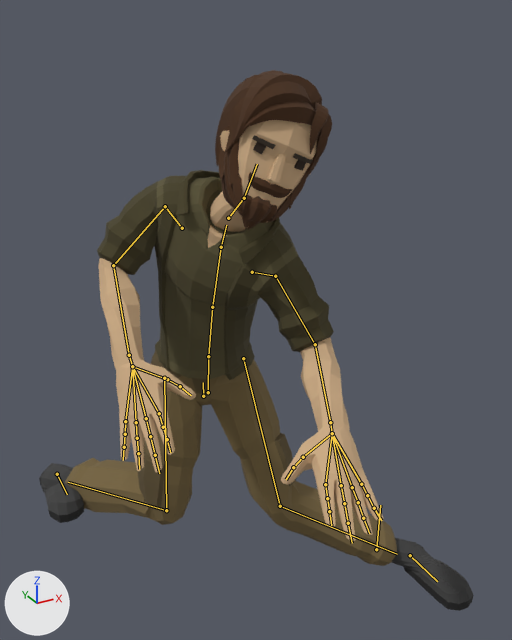
The glTF model app/src/main/assets/characters/Adventurer.gltf: old version first, new version second.
Before and after are seen from a 50 mm camera at (-0.719, -1.723, 1.576) aimed at (0.108, -0.219, 0.824). Every picture has the same lights, and +X, +Y and +Z are marked at lower left. The picture after the commit comes second. Both versions are drawn at frame 1 of the action 'Throw_FH'; the numbers are the values there. The bones that change, and the others that lie on the model, are drawn over the model as lines.

In view in the first picture: 'Adventurer_Body', 'Adventurer_Feet', 'Adventurer_Head', 'Adventurer_Legs'.
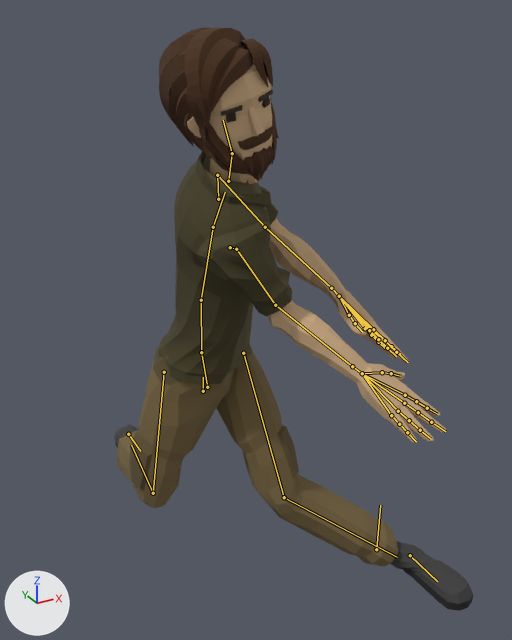
The change in detail:
Bone 'Body' (bone_body) moves from (0.0, -0.299, 0.08) to (0.0, -0.281, 0.08).
Bone 'Hips' (bone_hips) turns from (3, -44, -8) to (5, 52, 10) degrees about its own x, y and z.
Bone 'Abdomen' (bone_abdomen) turns from (10, -2, -9) to (5, 5, 6) degrees about its own x, y and z.
Bone 'Torso' (bone_torso) turns from (11, -4, -8) to (6, 8, 6) degrees about its own x, y and z.
Bone 'Chest' (bone_chest) turns from (15, -3, -10) to (7, 7, 7) degrees about its own x, y and z.
Bone 'Neck' (bone_neck) turns from (-14, 18, -16) to (-13, -33, 12) degrees about its own x, y and z.
Bone 'Head' (bone_head) turns from (-44, 7, -2) to (-29, -25, 6) degrees about its own x, y and z.
Bone 'UpperArm.L' (bone_upperarm_l) turns from (-17, 0, -24) to (-35, -36, -97) degrees about its own x, y and z.
Bone 'LowerArm.L' (bone_lowerarm_l) turns from (38, 0, -34) to (1, 0, -13) degrees about its own x, y and z.
Bone 'Wrist.L' (bone_wrist_l) turns from (-6, 0, -7) to (-5, 0, -3) degrees about its own x, y and z.
Bone 'UpperArm.R' (bone_upperarm_r) turns from (-28, 28, 67) to (-46, 17, 60) degrees about its own x, y and z.
Bone 'LowerArm.R' (bone_lowerarm_r) turns from (-8, -5, 52) to (36, 3, -17) degrees about its own x, y and z.
Bone 'Wrist.R' (bone_wrist_r) turns from (-6, 0, 10) to (-4, 0, 12) degrees about its own x, y and z.
Bone 'UpperLeg.L' (bone_upperleg_l) turns from (-2, 27, 20) to (-5, 25, 17) degrees about its own x, y and z.
Bone 'LowerLeg.L' (bone_lowerleg_l) turns from (15, 18, -42) to (8, 11, -40) degrees about its own x, y and z.
Bone 'UpperLeg.R' (bone_upperleg_r) turns from (-2, -9, 6) to (-4, 4, 14) degrees about its own x, y and z.
Bone 'LowerLeg.R' (bone_lowerleg_r) turns from (70, -17, 4) to (62, 11, 5) degrees about its own x, y and z.
Bone 'Foot.R' (bone_foot_r) moves from (-0.238, -0.351, -0.152) to (0.05, -0.467, -0.152).

Location of each change, [x1, y1, x2, y2] in pixels of the pictures (512 x 640 px):
'Adventurer_Body', posed (22% shorter)
    before: [97, 170, 384, 541]
    after: [158, 151, 446, 442]
'Adventurer_Legs', posed (15% narrower)
    before: [65, 351, 397, 566]
    after: [117, 344, 398, 567]
'Adventurer_Head', posed
    before: [210, 70, 332, 232]
    after: [158, 28, 279, 183]
'Adventurer_Feet', posed (17% narrower, 26% taller)
    before: [39, 463, 474, 611]
    after: [115, 424, 474, 611]
bone 'Body', root to tip
    before: (203, 396) to (203, 382)
    after: (203, 391) to (203, 377)
bone 'Hips', root to tip
    before: (208, 392) to (208, 356)
    after: (207, 387) to (201, 352)
bone 'Abdomen', root to tip
    before: (208, 356) to (212, 307)
    after: (201, 352) to (201, 300)
bone 'Torso', root to tip
    before: (212, 307) to (221, 247)
    after: (201, 300) to (213, 227)
bone 'Chest', root to tip
    before: (221, 247) to (226, 225)
    after: (213, 227) to (225, 192)
bone 'Neck', root to tip
    before: (228, 218) to (244, 198)
    after: (228, 181) to (232, 153)
bone 'Head', root to tip
    before: (244, 198) to (257, 164)
    after: (232, 153) to (223, 120)
bone 'UpperArm.L', root to tip
    before: (275, 276) to (315, 344)
    after: (217, 175) to (265, 227)
bone 'LowerArm.L', root to tip
    before: (315, 344) to (330, 422)
    after: (265, 227) to (331, 288)
bone 'Wrist.L', root to tip
    before: (330, 422) to (332, 433)
    after: (331, 288) to (339, 296)
bone 'UpperArm.R', root to tip
    before: (165, 206) to (113, 265)
    after: (236, 249) to (275, 305)
bone 'LowerArm.R', root to tip
    before: (113, 265) to (129, 355)
    after: (275, 305) to (352, 366)
bone 'Wrist.R', root to tip
    before: (129, 355) to (132, 366)
    after: (352, 366) to (362, 373)
bone 'UpperLeg.L', root to tip
    before: (243, 358) to (280, 506)
    after: (243, 353) to (284, 497)
bone 'LowerLeg.L', root to tip
    before: (280, 506) to (397, 554)
    after: (284, 497) to (397, 557)
bone 'UpperLeg.R', root to tip
    before: (164, 378) to (166, 510)
    after: (164, 372) to (153, 493)
bone 'LowerLeg.R', root to tip
    before: (166, 510) to (68, 482)
    after: (153, 493) to (131, 445)
bone 'Foot.R', root to tip
    before: (57, 474) to (67, 494)
    after: (128, 434) to (140, 451)
